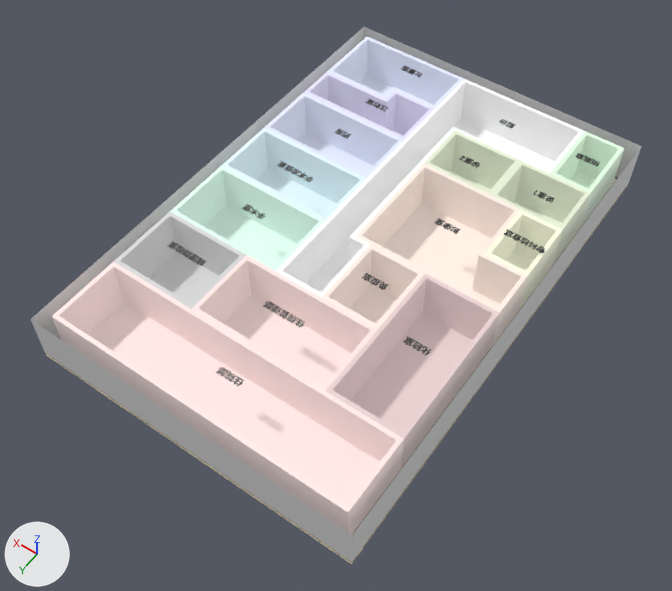
One commit to the glTF model public/overview.glb: the scene before it, then after it.
Rendered twice from a camera (50 mm lens) standing at (-19.2, 31.0, 41.2) and looking at (-0.3, 4.6, -0.3). The axes (+X, +Y, +Z) are drawn at lower left. The lights are the same throughout. Where no turn or scale is listed for an object, it has been applied to the vertices.

Names of what the first picture shows: 'floor', 'outerwall', '住院管理部', '住院部', '前台', '化验室', '处置室', '影像室', '手术准备室', '手术室', '病理剖检室', '药房'.
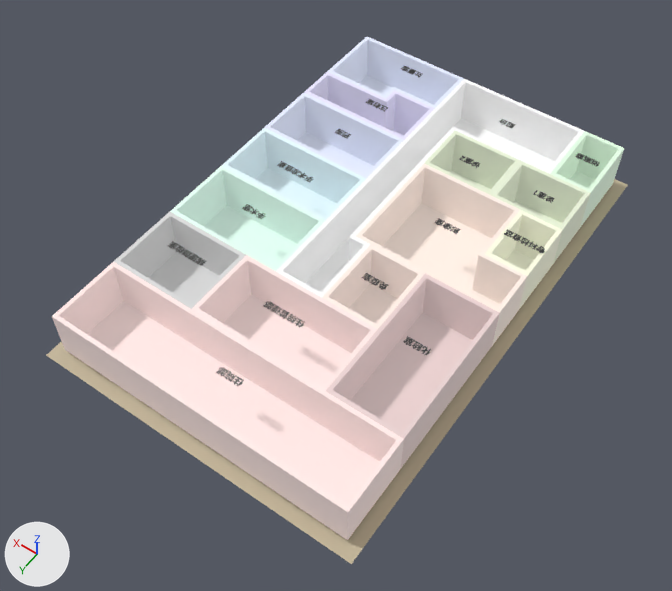
Location of each change, [x1, y1, x2, y2] in pixels of the pictures (672 x 591 px):
'outerwall', deleted
    before: [31, 27, 641, 562]
'floor', unchanged, uncovered by the edit
    both: [46, 179, 628, 564]

The change in detail:
Object 'outerwall' (ob_outerwall) is deleted.
